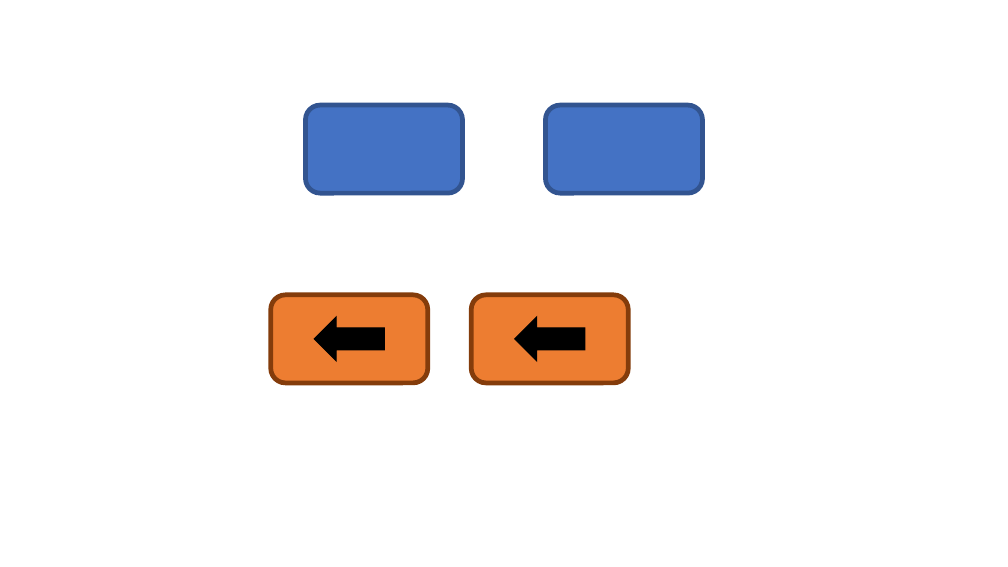
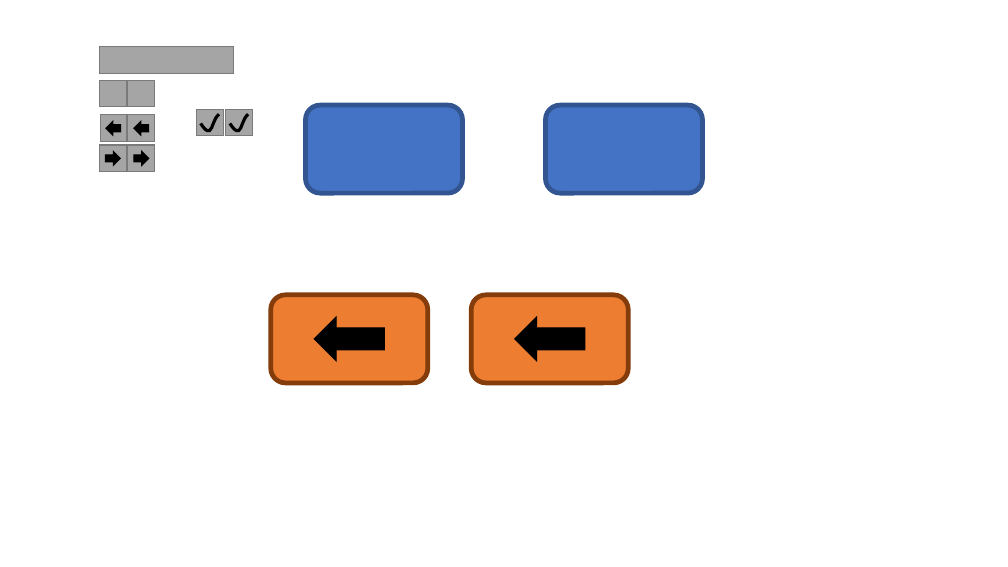
Before and after one commit to Aperomero/TrainingPlan, a slide deck: slide 3 of Documents/Brainstorming.pptx. Drawn at 1008x567 pixels with LibreOffice and Linux fonts; fonts in the diff are those of the drawing. Boxes give left, top, right and bottom in pixels: in the first picture for what was removed or moved away, otherwise in the second. Text is boxed around its words. In the diff, an @@ line names an element or a change of style, - is before the commit and + after.

```diff
--- a/Documents/Brainstorming.pptx
+++ b/Documents/Brainstorming.pptx
@@ rectangle added at (100,47,234,73), fill #A5A5A5, outline #7A7A7A 1 pt @@
@@ rectangle added at (100,80,126,107), fill #A5A5A5, outline #7A7A7A 1 pt @@
@@ rectangle added at (128,80,154,107), fill #A5A5A5, outline #7A7A7A 1 pt @@
@@ rectangle added at (101,115,127,141), fill #A5A5A5, outline #7A7A7A 1 pt @@
@@ rectangle added at (128,115,154,141), fill #A5A5A5, outline #7A7A7A 1 pt @@
@@ rectangle added at (197,109,223,135), fill #A5A5A5, outline #7A7A7A 1 pt @@
@@ freeform shape added at (200,114,219,131), outline #000000 3 pt @@
@@ rectangle added at (225,109,252,135), fill #A5A5A5, outline #7A7A7A 1 pt @@
@@ freeform shape added at (230,114,248,131), outline #000000 3 pt @@
@@ rectangle added at (100,145,126,172), fill #A5A5A5, outline #7A7A7A 1 pt @@
@@ right arrow added at (106,121,121,135), fill #000000, outline #000000 1 pt @@
@@ rectangle added at (128,145,154,172), fill #A5A5A5, outline #7A7A7A 1 pt @@
@@ right arrow added at (134,121,149,135), fill #000000, outline #000000 1 pt @@
@@ right arrow added at (105,151,120,165), fill #000000, outline #000000 1 pt @@
@@ right arrow added at (134,151,149,165), fill #000000, outline #000000 1 pt @@
```
Also in this commit, not shown: 38 other files.
